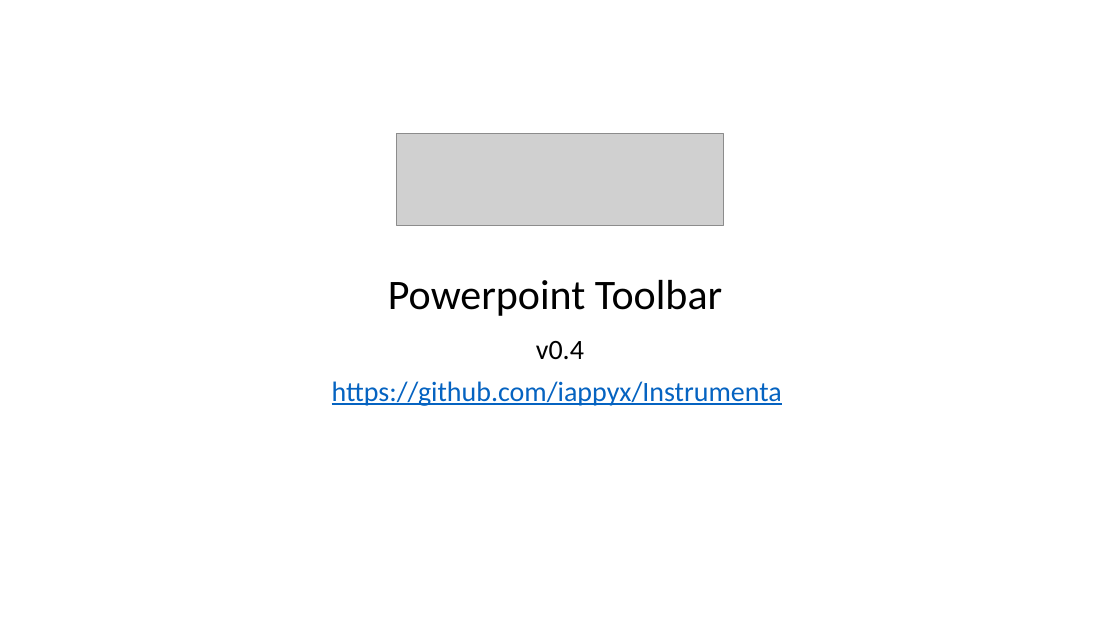
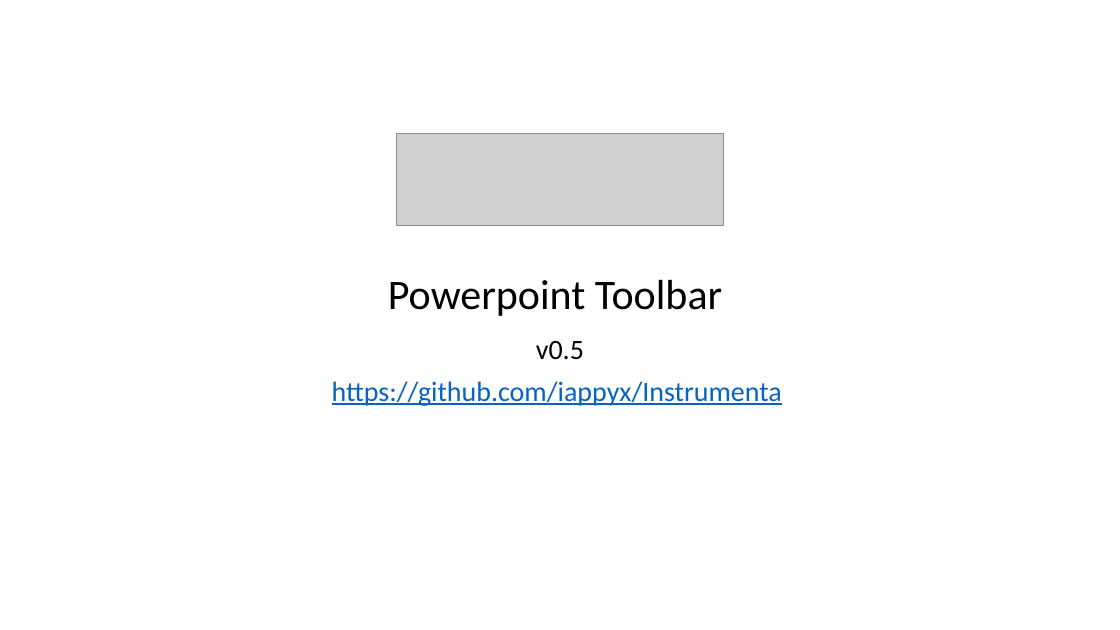
Before and after one commit to iappyx/Instrumenta, a slide deck: slide 1 of src/Instrumenta Powerpoint Toolbar.pptm. Drawn at 1120x630 pixels with LibreOffice and Linux fonts; fonts in the diff are those of the drawing; grey boxes stand for pictures. Boxes give left, top, right and bottom in pixels: in the first picture for what was removed or moved away, otherwise in the second. Text is boxed around its words. In the diff, an @@ line names an element or a change of style, - is before the commit and + after.

```diff
--- a/src/Instrumenta Powerpoint Toolbar.pptm
+++ b/src/Instrumenta Powerpoint Toolbar.pptm
@@ subtitle at box(536, 341, 584, 360): text changed @@
-v0.4
+v0.5
```
Also in this commit, not shown: 3 other files.
